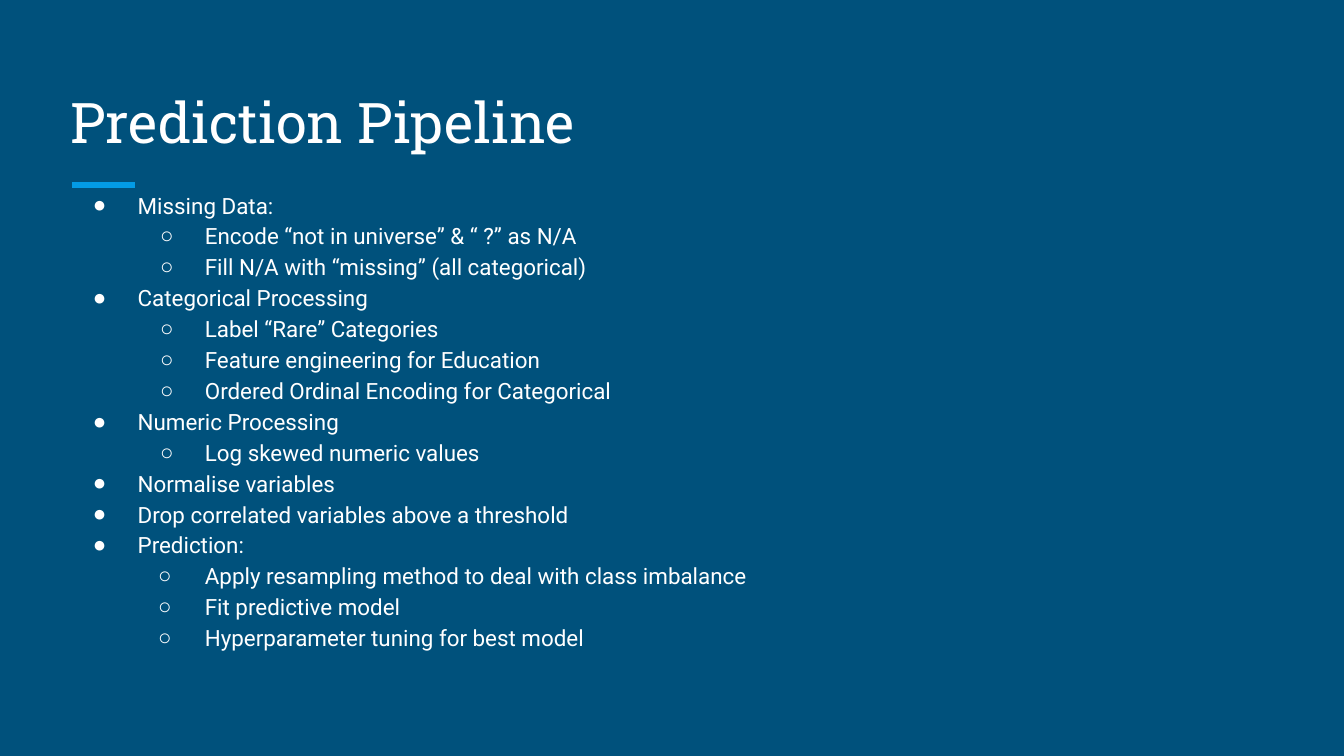
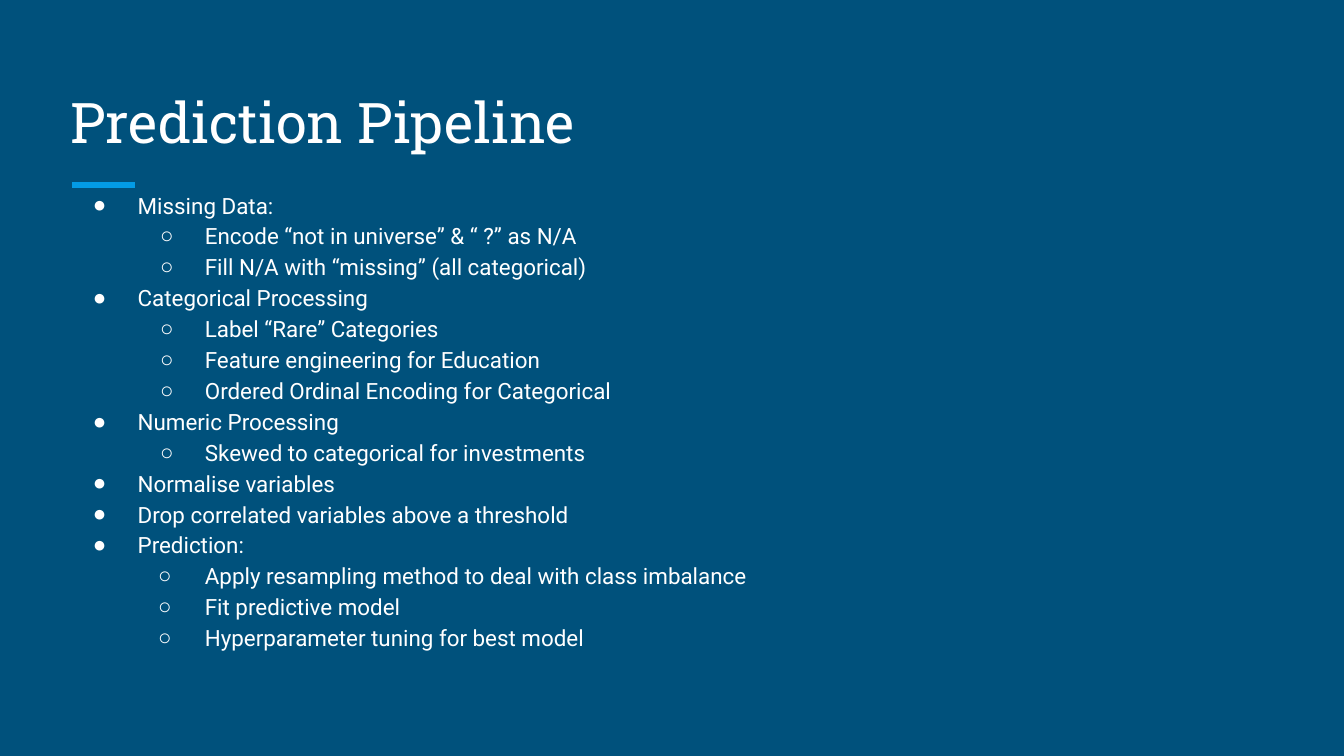
Before and after one commit to matthewgalloway/salary_predictions, a slide deck: slide 7 of Presentation.pptx. Drawn at 1344x756 pixels with LibreOffice and Linux fonts; fonts in the diff are those of the drawing. Boxes give left, top, right and bottom in pixels: in the first picture for what was removed or moved away, otherwise in the second. Text is boxed around its words. In the diff, an @@ line names an element or a change of style, - is before the commit and + after.

```diff
--- a/Presentation.pptx
+++ b/Presentation.pptx
@@ text at [205, 444, 585, 466]: text changed @@
-  ○ Log skewed numeric values
+  ○ Skewed to categorical for investments
```
Also in this commit, not shown: 3 other slides changed, 4 other files.
